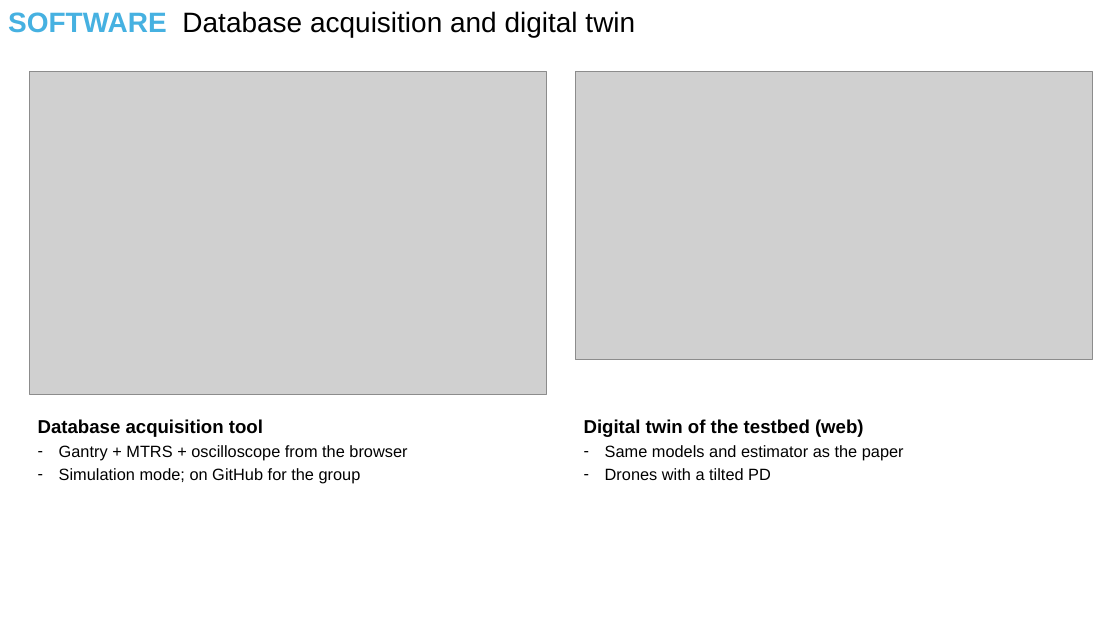
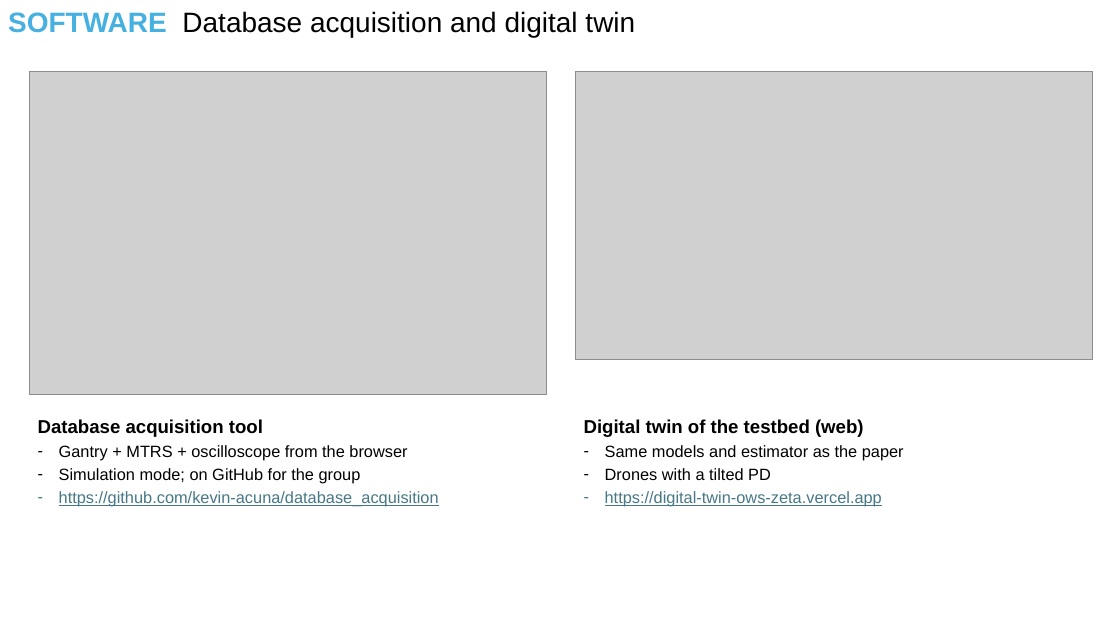
Before and after one commit to kevin-acuna/simulation_VLP, a slide deck: slide 4 of CAMBRIDGE/PPTs/2026-11-24 Final meeting - Visit summary.pptx. Drawn at 1120x630 pixels with LibreOffice and Linux fonts; fonts in the diff are those of the drawing; grey boxes stand for pictures. Boxes give left, top, right and bottom in pixels: in the first picture for what was removed or moved away, otherwise in the second. Text is boxed around its words. In the diff, an @@ line names an element or a change of style, - is before the commit and + after.

```diff
--- a/CAMBRIDGE/PPTs/2026-11-24 Final meeting - Visit summary.pptx
+++ b/CAMBRIDGE/PPTs/2026-11-24 Final meeting - Visit summary.pptx
@@ text at [59,491,439,507]: paragraph added @@
+– https://github.com/kevin-acuna/database_acquisition
@@ text at [605,491,882,507]: paragraph added @@
+– https://digital-twin-ows-zeta.vercel.app
```
Also in this commit, not shown: 4 other slides changed, 1 slide removed, 8 other files.
